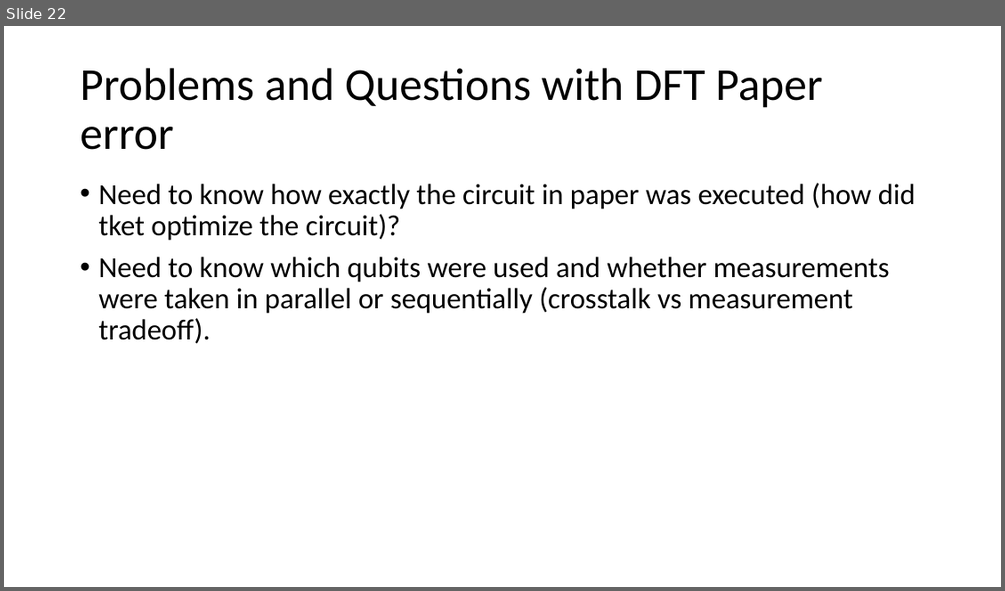
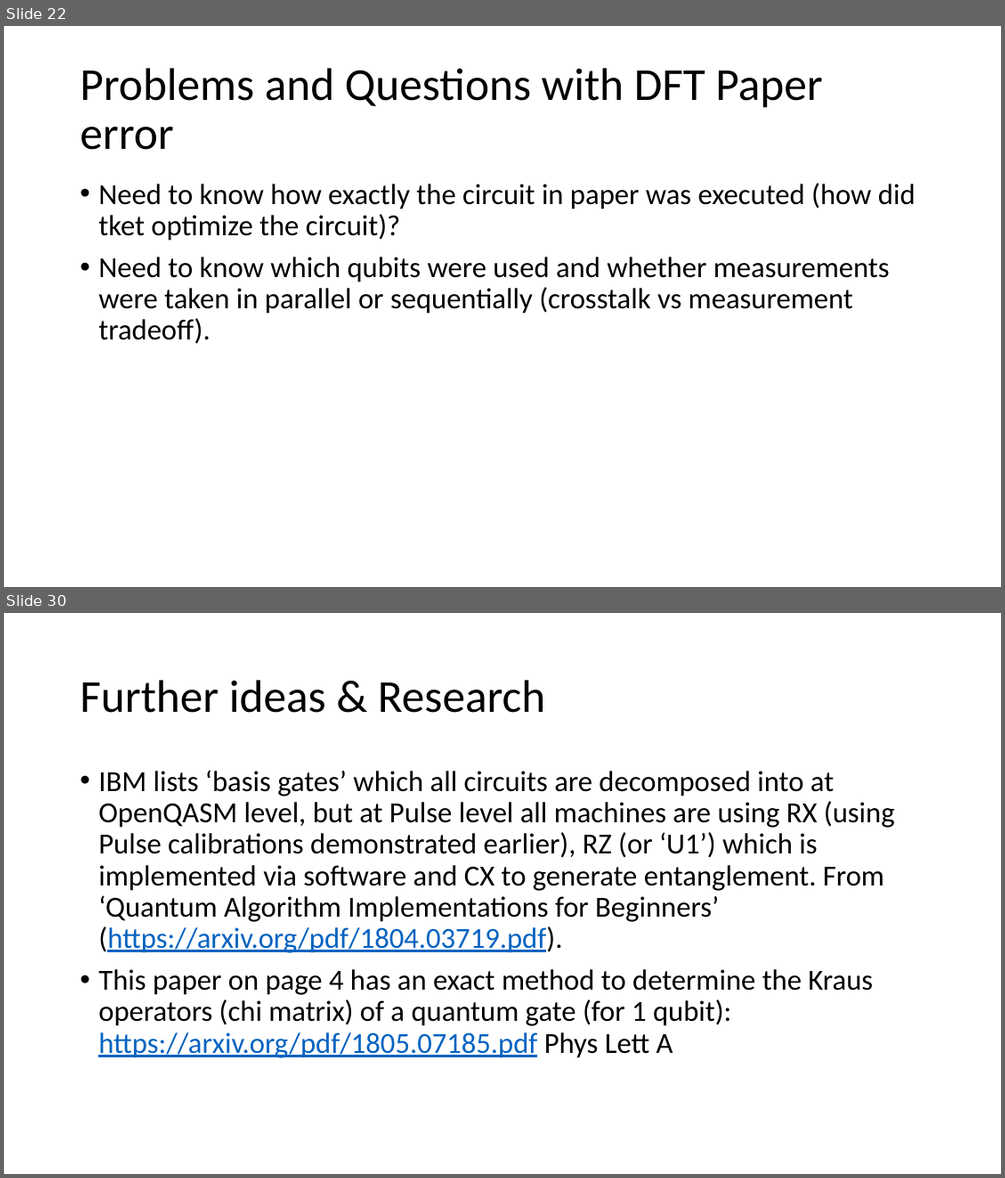
Before and after one commit to a-kapila/quantum-error, a slide deck: Annanay Project Summary.pptx. Shown one above the other, each under a label of ours: slide 22 before the commit, slides 22 and 30 after it; the slides between them are not shown. The pictures are 1005x591 and 1005x1178 pixels, drawn with LibreOffice and Linux fonts; fonts in the diff are those of the drawing. Boxes give left, top, right and bottom in pixels: in the first picture for what was removed or moved away, otherwise in the second. Text is boxed around its words. In the diff, an @@ line names an element or a change of style, - is before the commit and + after.

Commit message:
Week 3 work DMFT paper error analysis

```diff
--- a/Annanay Project Summary.pptx
+++ b/Annanay Project Summary.pptx
@@ slide 30 added at box(4, 613, 1001, 1174), background #FFFFFF @@
@@ title added at box(80, 680, 545, 713), 44 pt, text #000000 @@
+Further ideas & Research
@@ text added at box(98, 770, 895, 1058), 28 pt, text #000000 @@
+• IBM lists ‘basis gates’ which all circuits are decomposed into at OpenQASM level, but at Pulse level all machines are using RX (using Pulse calibrations demonstrated earlier), RZ (or ‘U1’) which is implemented via software and CX to generate entanglement. From ‘Quantum Algorithm Implementations for Beginners’ (https://arxiv.org/pdf/1804.03719.pdf).
+• This paper on page 4 has an exact method to determine the Kraus operators (chi matrix) of a quantum gate (for 1 qubit): https://arxiv.org/pdf/1805.07185.pdf Phys Lett A
```
Also in this commit, not shown: 7 other slides added, 1 slide removed, 16 other files.
